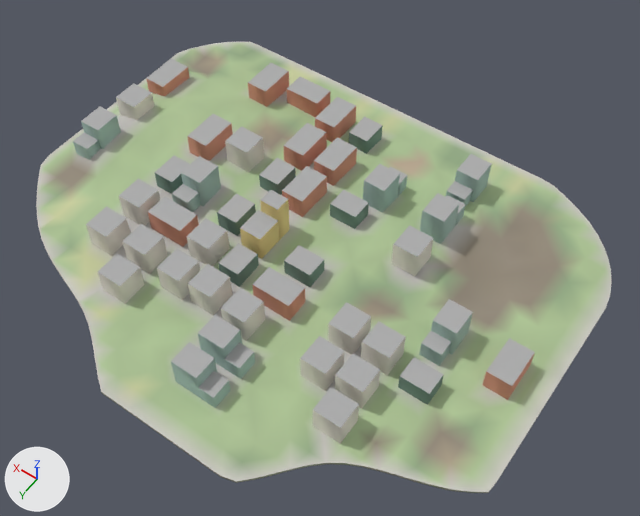
Renders of the glTF model godot_project/remake/sky/islands/SKY-021.lod1.glb from each side of a commit.
Camera for both pictures: a 50 mm lens placed at (-206.0, 271.0, 410.0), pointed at (-13.0, 1.0, -14.0). Arrows for +X, +Y and +Z are at lower left; the lights stay in place. The older version comes first.

Script lines for the objects in view, before the commit:
```python
me_buildings = bpy.data.meshes.new('buildings')
me_buildings.from_pydata(...)  # 422 vertices, 530 faces; spans x -154.0..156.0, y -97.0..122.0, z 0.0..32.0
me_buildings.materials.append(mat_sky_lod_bldg)
me_deck = bpy.data.meshes.new('deck')
me_deck.from_pydata(...)  # 658 vertices, 1196 faces; spans x -171.0..171.0, y -123.0..149.0, z -4.0..9.0
me_deck.materials.append(mat_sky_deck)
ob_buildings = bpy.data.objects.new('buildings', me_buildings)
ob_buildings.location = (0.0, 0.0, 0.0)
ob_deck = bpy.data.objects.new('deck', me_deck)
ob_deck.location = (0.0, 0.0, 0.0)
```
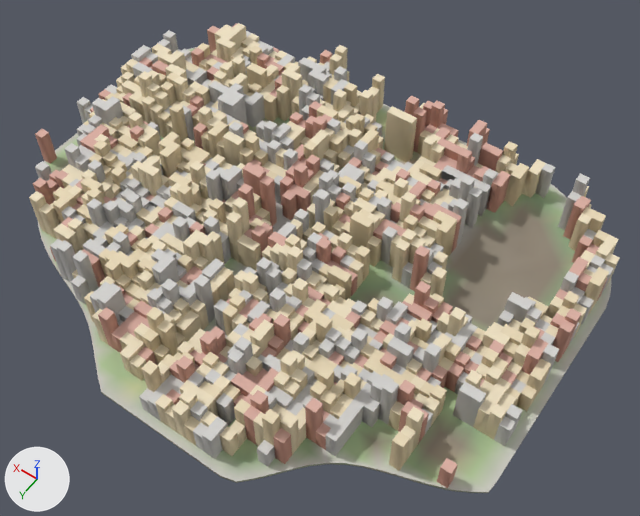
Diff of the bpy script that builds the scene:
```diff
--- a/godot_project/remake/sky/islands/SKY-021.lod1.glb.py
+++ b/godot_project/remake/sky/islands/SKY-021.lod1.glb.py
@@ me_warren_hull @@
+me_warren_hull.from_pydata(...)  # 5752 vertices, 12040 faces; spans x -165.0..171.0, y -120.0..144.0, z 0.0..45.0
+me_warren_hull.materials.append(mat_sky_lod_bldg)
@@ ob_buildings @@
-ob_buildings = bpy.data.objects.new('buildings', me_buildings)
-ob_buildings.location = (0.0, 0.0, 0.0)
@@ ob_warren_hull @@
+ob_warren_hull = bpy.data.objects.new('warren_hull', me_warren_hull)
+ob_warren_hull.location = (0.0, 0.0, 0.0)
```

Location of each change, [x1, y1, x2, y2] in pixels of the pictures (640 x 516 px):
'warren_hull', added
    after: [29, 23, 620, 488]
'buildings', deleted
    before: [73, 59, 535, 443]
'deck', unchanged, covered by the edit
    before: [36, 42, 612, 492]
    after: [38, 47, 612, 492]
